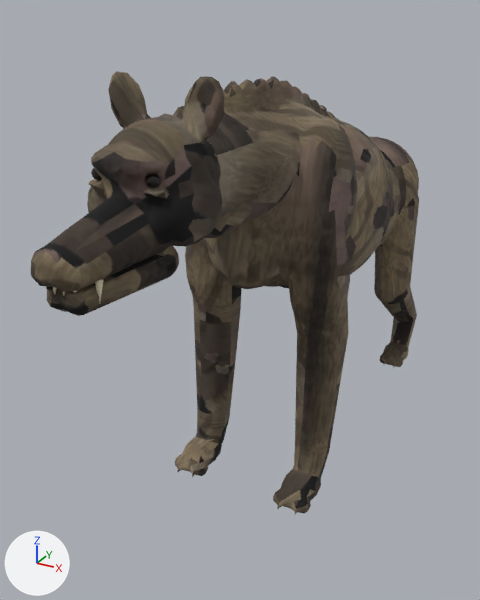
One commit to the Blender file assets/source/characters/monsters/schinder/rig/schinder_reference.blend: the scene before it, then after it.
Camera for both pictures: a camera (50 mm lens) standing at (0.589, -1.839, 1.008) and looking at (-0.115, -0.558, 0.368). The lights are fixed; the arrows at lower left show +X, +Y and +Z. The older version comes first. Objects named as collision shapes, trigger or cutter boxes, shadow casters or lower levels of detail are left out.

The first picture shows 'body_lod0'.
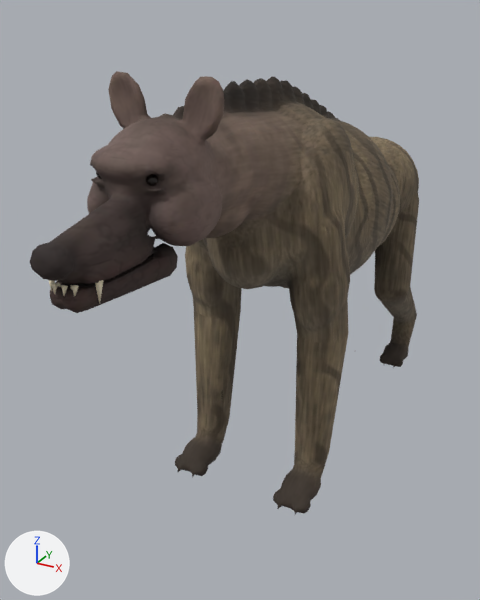
Boxes [x1, y1, x2, y2] around the edits, measured in the pictures (480 x 600 px; the box of a moved part takes in the faces that stretch with it):
'body_lod0', reshaped: before [31, 71, 419, 516]; after [30, 71, 419, 516]
part 1 of me_body_lod0, moved or reshaped: before [31, 82, 419, 484]; after [30, 90, 419, 472]
part 2 of me_body_lod0, surface changed: [38, 72, 419, 514] in both

Diff of the bpy script that builds the scene:
```diff
--- a/assets/source/characters/monsters/schinder/rig/schinder_reference.blend.py
+++ b/assets/source/characters/monsters/schinder/rig/schinder_reference.blend.py
@@ img_fur__tongue_7a4440 @@
+img_fur__tongue_7a4440 = load_image('fur__tongue_7a4440', '../../../textures/fur/tongue_7a4440.jpg', 32, 32, 'sRGB')
@@ mat_tongue @@
+mat_tongue = principled_material('tongue')
+mat_tongue.texture = img_fur__tongue_7a4440
+mat_tongue.roughness = 0.3
@@ me_body_lod0 @@
 # used by ob_body_lod0; location = (0.0, 0.0, 0.0)
-me_body_lod0.from_pydata(...)  # 3943 vertices, 7570 faces; spans x -0.18..0.18, y -1.28..0.38, z 0.0..0.92
+me_body_lod0.from_pydata(...)  # 3990 vertices, 7632 faces; spans x -0.18..0.18, y -1.28..0.38, z 0.0..0.92
+# me_body_lod0 part 1: 80 vertices moved within x -0.1..0.16, y -1.28..0.3, z 0.01..0.87; 402 vertices removed from x -0.18..0.17, y -1.28..0.38, z 0.01..0.92; 397 vertices added at x -0.17..0.17, y -1.28..0.37, z 0.01..0.92
+# me_body_lod0 part 2: 5876 kept faces spanning x -0.18..0.18, y -1.28..0.38, z 0.0..0.92 get new texture (UV) coordinates
+# other edits to the shape of me_body_lod0 do not show in these pictures
 me_body_lod0.materials.append(mat_fur)
@@ me_body_lod0 @@
 me_body_lod0.materials.append(mat_teeth)
+me_body_lod0.materials.append(mat_tongue)  # picture img_fur__tongue_7a4440
```
